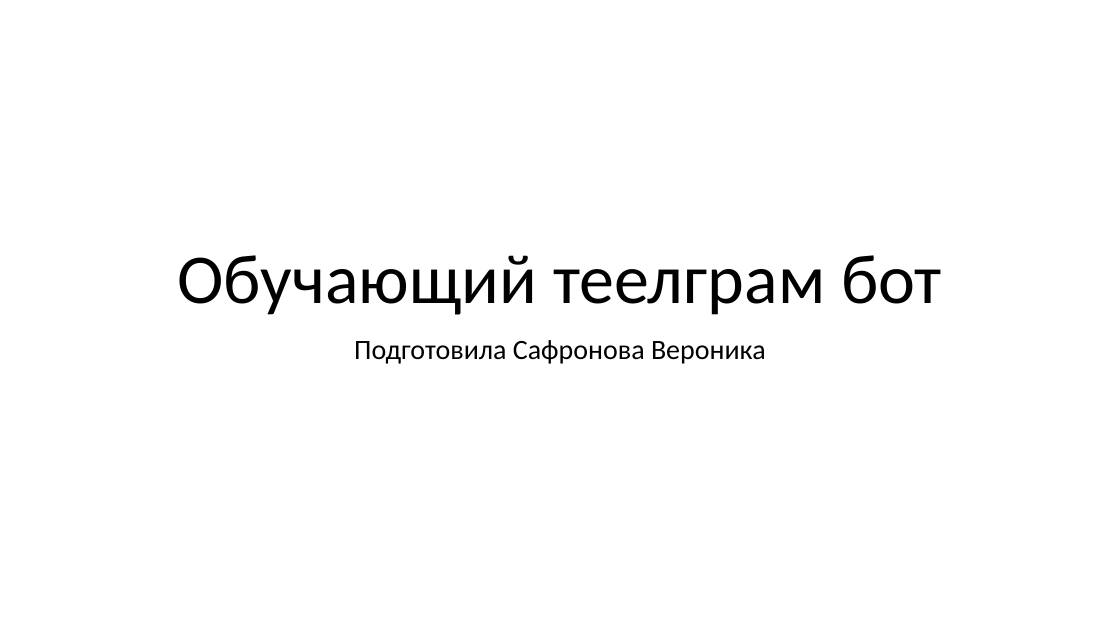
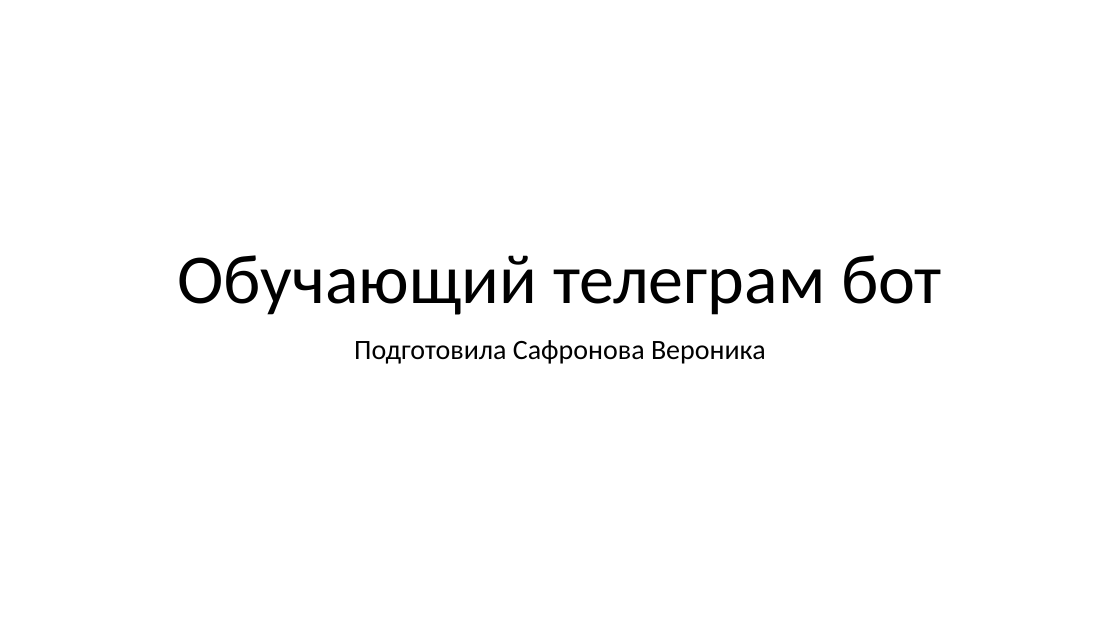
Before and after one commit to kuray1nika/bot, a slide deck: slide 1 of yandex_liceum_hw_bot/Обучающий теелграм бот.pptx. Drawn at 1120x630 pixels with LibreOffice and Linux fonts; fonts in the diff are those of the drawing. Boxes give left, top, right and bottom in pixels: in the first picture for what was removed or moved away, otherwise in the second. Text is boxed around its words. In the diff, an @@ line names an element or a change of style, - is before the commit and + after.

```diff
--- a/yandex_liceum_hw_bot/Обучающий теелграм бот.pptx
+++ b/yandex_liceum_hw_bot/Обучающий теелграм бот.pptx
@@ title at <box>178,255,942,315</box>: text changed @@
-Обучающий теелграм бот
+Обучающий телеграм бот
```
Also in this commit, not shown: 1 other slide changed, 2 other files.
